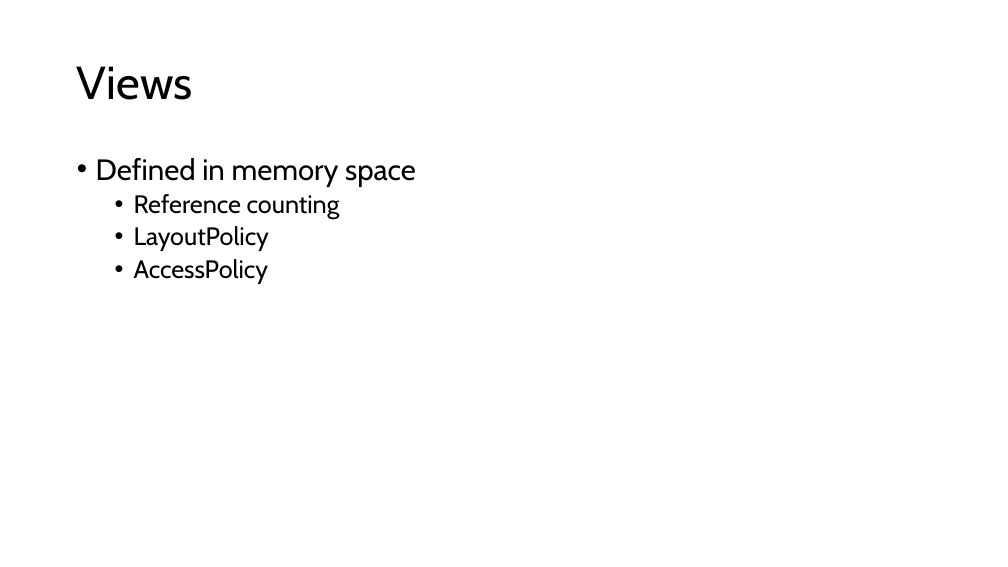
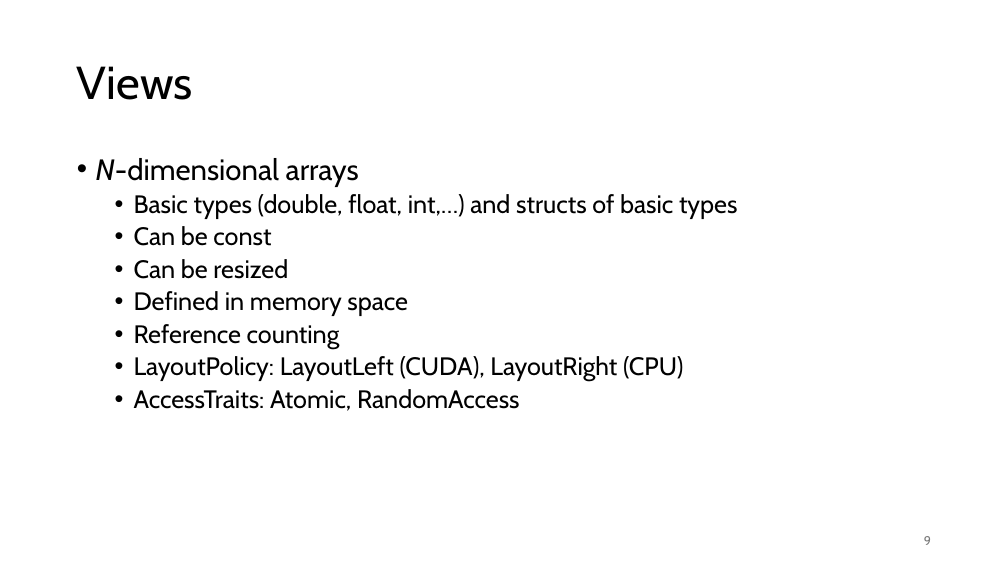
Before and after one commit to gjbex/GPU-programming, a slide deck: slide 9 of gpu_programming.pptx. Drawn at 1008x567 pixels with LibreOffice and Linux fonts; fonts in the diff are those of the drawing. Boxes give left, top, right and bottom in pixels: in the first picture for what was removed or moved away, otherwise in the second. Text is boxed around its words. In the diff, an @@ line names an element or a change of style, - is before the commit and + after.

```diff
--- a/gpu_programming.pptx
+++ b/gpu_programming.pptx
@@ text at bbox=[96, 158, 738, 279]: paragraphs added @@
+• N-dimensional arrays
+  • Basic types (double, float, int,…) and structs of basic types
+  • Can be const
+  • Can be resized
@@ text at bbox=[134, 291, 408, 316]: size 28 to 24 pt in "Defined in memory space"; list level 1 to 2 in "Defined in memory space" @@
@@ text at bbox=[134, 356, 683, 411]: text changed @@
-  • LayoutPolicy
-  • AccessPolicy
+  • LayoutPolicy: LayoutLeft (CUDA), LayoutRight (CPU)
+  • AccessTraits: Atomic, RandomAccess
@@ page number added at bbox=[924, 536, 931, 545], 12 pt, text #797979 @@
+9
```
Also in this commit, not shown: 5 other slides changed, 1 slide added.
